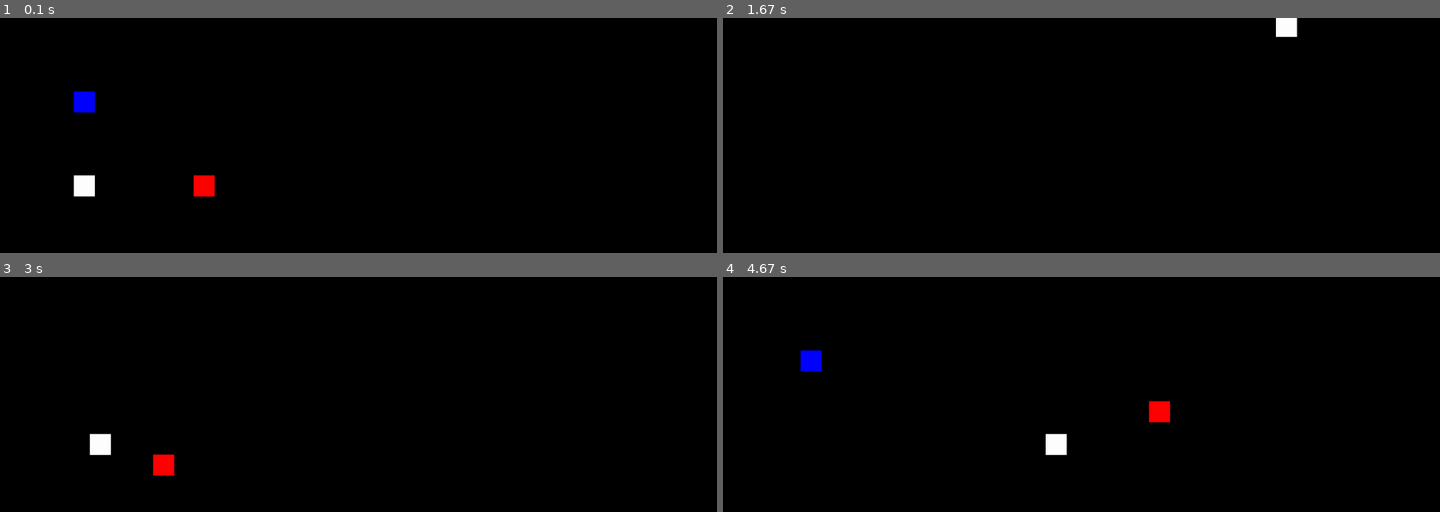
Above: before the commit, frames 1-4 (two rows, left to right).
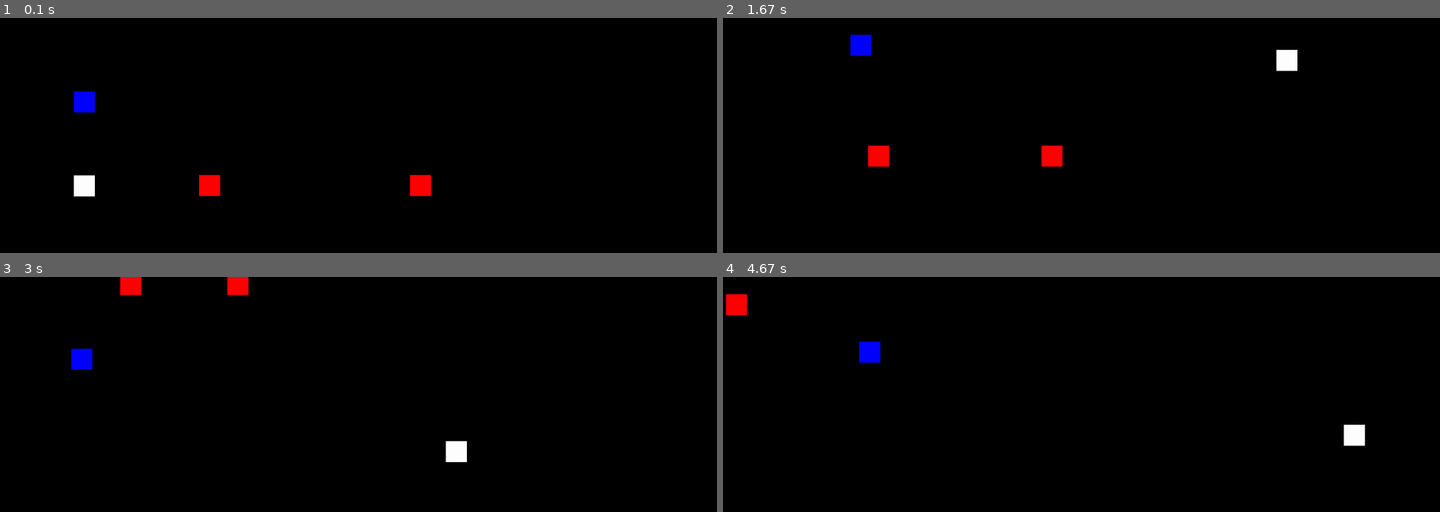
Above: after the commit, the same moments.

Repository: Med1v/pygameECSengine
Game: pygame game, started from main.py
Same seed, same stepped clock (60 frames per second), same inputs: the game is played once before the commit and once after it.
Inputs:
- Up to frame 1 (0.1 s): no input
- Up to frame 2 (1.67 s): hold Right 0.33-0.8 s; hold Up 0.83-1.13 s; hold W 0.83-1.13 s; hold Right 1.17-1.63 s; hold D 1.17-1.63 s
- Up to frame 3 (3 s): hold Left 1.67-2.2 s; hold A 1.67-2.2 s; hold Down 2.23-2.53 s; hold S 2.23-2.53 s; hold Left 2.57-2.97 s; hold A 2.57-2.97 s
- Up to frame 4 (4.67 s): hold Up 3-3.37 s; hold W 3-3.37 s; hold Right 3.4-4.03 s; hold D 3.4-4.03 s; hold Down 4.07-4.43 s; hold S 4.07-4.43 s; hold Left from 4.47 s (still down); hold A from 4.47 s (still down)

The runs differ from the first frame. In frame 1, 0.5% of the frame differs, in the area x 27-61%, y 66-77%; in frame 2, 1.4%; in frame 3, 1.6%; in frame 4, 1.7%, in the area x 0-90%, y 7-77%.

Commit message:
new week

Diff:
--- a/entity.py
+++ b/entity.py
@@ -19,7 +19,8 @@
 
 
 def init(mng):
-    PLAYER_FRICTION = 20
+    PLAYER_FRICTION = 5
+    MAX_SPEED = 12
 
     elist = []
 
@@ -35,7 +36,8 @@
     player1.addComponent(PlayerCtrl(keyBinds))
     player1.addComponent(Transform(200, 200))
     # friction, power, weight, maxspeed, speedx=0, speedy=0
-    player1.addComponent(InertiaMovement(PLAYER_FRICTION, 30, 25, 10))
+    player1.addComponent(InertiaMovement(PLAYER_FRICTION, 10, 60, MAX_SPEED))
+    player1.addComponent(CollisionBox(50, 50))
     player1.addComponent(Square(BLUE, 50))
 
     elist.append(player1)
@@ -53,7 +55,8 @@
     player2.addComponent(Transform(200, 400))
     # player2.addComponent(BasicMovement(5))
     # friction, power, weight, maxspeed, speedx=0, speedy=0
-    player2.addComponent(InertiaMovement(PLAYER_FRICTION, 30, 25, 10))
+    player2.addComponent(InertiaMovement(PLAYER_FRICTION, 10, 25, MAX_SPEED))
+    player2.addComponent(CollisionBox(50, 50))
     player2.addComponent(Square(WHITE, 50))
 
     elist.append(player2)
@@ -62,7 +65,16 @@
     bot1.addComponent(ChaseBotCtrl())
     bot1.addComponent(Transform(500, 400))
     # bot1.addComponent(BasicMovement(5))
-    bot1.addComponent(InertiaMovement(PLAYER_FRICTION*2, 30, 150, 10))
+    bot1.addComponent(InertiaMovement(PLAYER_FRICTION*2, 10, 150, MAX_SPEED))
+    bot1.addComponent(CollisionBox(50, 50))
     bot1.addComponent(Square(RED, 50))
 
+    bot2 = Entity('bot1', mng)
+    bot2.addComponent(Transform(1000, 400))
+    bot2.addComponent(Square(RED, 50))
+    bot2.addComponent(InertiaMovement(PLAYER_FRICTION*2, 10, 150, MAX_SPEED))
+    bot2.addComponent(ChaseBotCtrl())
+
+    elist.append(bot2)
+
     return elist
--- a/main.py
+++ b/main.py
@@ -6,7 +6,7 @@
 import entity
 
 swidths, sheight = 1700, 800
-FPS_LIMIT = 120
+FPS_LIMIT = 15
 
 
 class ECManger(object):
@@ -38,6 +38,7 @@
 
     ecsmng.addSys(HandlerSystem(pygame))
     ecsmng.addSys(BotSystem(pygame))
+    ecsmng.addSys(CollisionSystem(pygame, [swidths, sheight]))
     ecsmng.addSys(PhysicsSystem(pygame))
     ecsmng.addSys(RenderSystem(pygame, screen))
     # init entities and add components to them
@@ -60,7 +61,7 @@
         # if at least 1 of the systems called on exit then stop main loop
         if 'ext' in sysres: game_over = True
         # fps limiter
-        pygame.time.Clock().tick(FPS_LIMIT)
+        # pygame.time.Clock().tick(FPS_LIMIT)
 
     pygame.quit()
 
--- a/systems.py
+++ b/systems.py
@@ -1,5 +1,6 @@
 from mycolors import *
 import math
+import time
 
 # abstract system base class
 class BasicSystem(object):
@@ -7,10 +8,21 @@
         self.pg = pg
         import components as cmps
         self.cmps = cmps
+
         self.ctrl_list = [cmps.PlayerCtrl, cmps.ChaseBotCtrl]
-
         self.sign = lambda x: (1, -1)[x < 0]
-
+        self.get_time = lambda: time.time() * 100  # time scale
+        self.last_time = -1
+        self.dt = 0
+
+    def updatedt(self):
+        if self.last_time == -1:
+            self.last_time = self.get_time()
+            self.dt = 0
+            return
+        curr_time = self.get_time()
+        self.dt = curr_time - self.last_time
+        self.last_time = curr_time
 
 # Basically a key event listener
 class HandlerSystem(BasicSystem):
@@ -151,20 +163,42 @@
                 self.chaseBotUpdate(cmp_dict[self.cmps.PlayerCtrl], c)
 
 
+class CollisionSystem(BasicSystem):
+    def __init__(self, pg, dimensions):
+        super().__init__(pg)
+        # self.grid = [[[] for _ in range(dimensions[1])] for _ in range(dimensions[0])]
+
+    def collide(self, cm, co):
+        print(f"{cm.e.id} collided with {co.e.id}")
+
+    def isIncollision(self, c):
+        pass
+
+    def update(self, cmp_dict):
+        if self.cmps.CollisionBox in cmp_dict:
+            for c in cmp_dict[self.cmps.CollisionBox]:
+                pos = self.getPos(c)
+                if pos is None: continue
+                co = self.isIncollision(c)
+                if co is not None:
+                    self.collide(c, co)
+
+
 class PhysicsSystem(BasicSystem):
     def __init__(self, pg):
         super().__init__(pg)
 
     def playerMovement(self, ctrl, pos, c):
         direction = c.e.cmp_dict[ctrl].direction
+        speed = c.speed * self.dt
         if direction[0] == 1:
-            pos.y -= c.speed
+            pos.y -= speed
         if direction[1] == 1:
-            pos.x += c.speed
+            pos.x += speed
         if direction[2] == 1:
-            pos.y += c.speed
+            pos.y += speed
         if direction[3] == 1:
-            pos.x -= c.speed
+            pos.x -= speed
 
     def inertiaMovement(self, pos, c):
         for cp in self.ctrl_list:
@@ -172,10 +206,11 @@
             except KeyError: continue
 
             direction = ctrl.direction
-            c.forces = [x * c.power for x in direction]
-
-    def registerCollision(self, pos, c):
-        pass
+            # calculate new force depending on direction pressed and
+            # divided by the ammount of directions that force gets applied to
+            # so diagonal movement isn't 2 times stronger i total
+            dirsum = 1 if sum(direction) == 0 else sum(direction)
+            c.forces = [x * (c.power / dirsum) for x in direction]
 
     def inertiaUpdate(self, pos, c):
         # friction force
@@ -194,7 +229,7 @@
                 c.forces[2] += amount if not direction[0] else 0
         # same for other axis
         if c.speedx != 0:
-            amount = c.friction if c.friction/c.weight < abs(c.speedx) else abs(c.speedx*c.weight)
+            amount = c.friction if c.friction < abs(c.speedx*c.weight) else abs(c.speedx*c.weight)
             if c.speedx > 0:
                 c.forces[3] += amount if not direction[1] else 0
             else:
@@ -217,8 +252,8 @@
                 c.speedy = self.sign(c.speedy) * math.sin(angle) * c.maxspeed
 
         # position
-        pos.x += c.speedx
-        pos.y += c.speedy
+        pos.x += c.speedx * self.dt
+        pos.y += c.speedy * self.dt
 
     def getPos(self, c):
         # if component's entity doesn't have transform it is irrelevant to physicsSystem
@@ -226,6 +261,7 @@
         except KeyError: None
 
     def update(self, cmp_dict):
+        self.updatedt()
         # Iterate through each component type in desired order
         if self.cmps.BasicMovement in cmp_dict:
             for c in cmp_dict[self.cmps.BasicMovement]:
@@ -241,18 +277,13 @@
                 if pos is None: continue
                 self.inertiaMovement(pos, c)
 
-        if self.cmps.CollisionBox in cmp_dict:
-            for c in cmp_dict[self.cmps.CollisionBox]:
-                pos = self.getPos(c)
-                if pos is None: continue
-                self.registerCollision(pos, c)
-
         if self.cmps.InertiaMovement in cmp_dict:
             for c in cmp_dict[self.cmps.InertiaMovement]:
                 pos = self.getPos(c)
                 if pos is None: continue
                 self.inertiaUpdate(pos, c)
 
+        self.last_time = self.get_time()
         return 1
 
 
